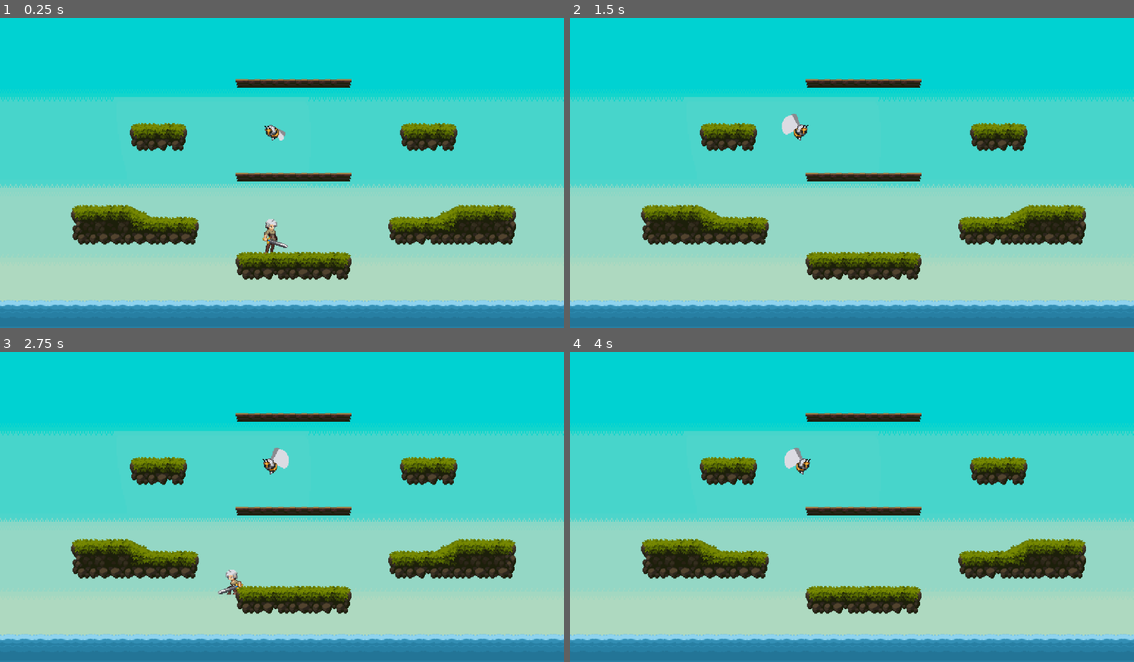
Above: before the commit, frames 1-4 (two rows, left to right).
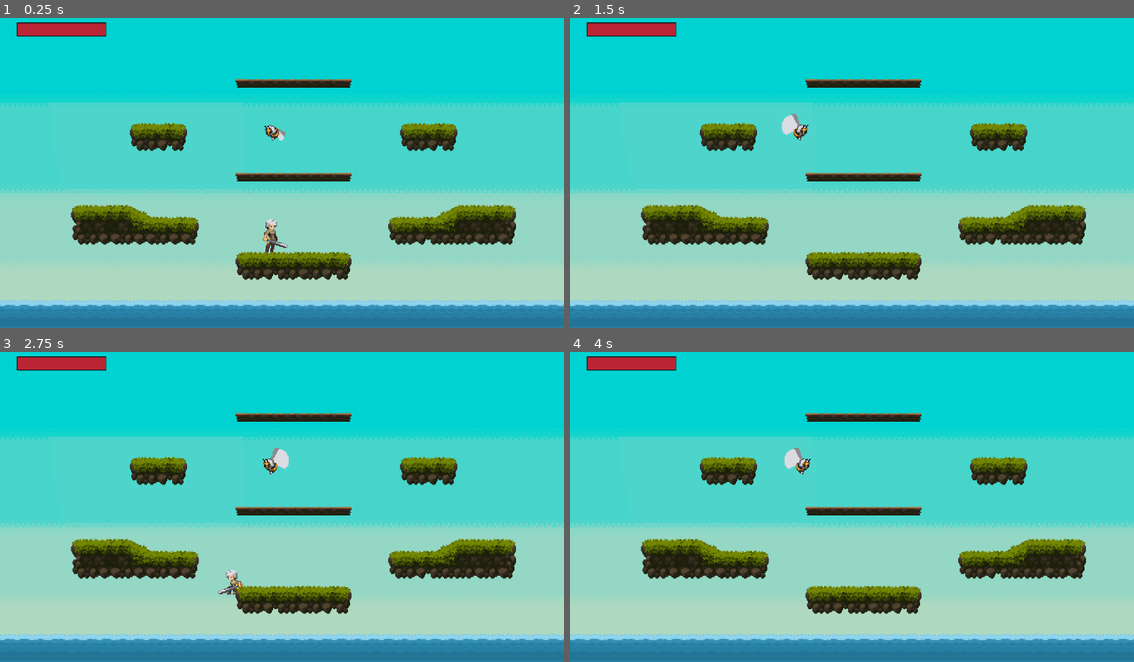
Above: after the commit, the same moments.

Repository: NielsVanheertum-BA/EindprojectProjectManagement
Game: Godot game, scene res://Scenes/game.tscn
The game is run twice, just before and just after one commit, with the same random seed, the same clock (stepped at 60 frames per second) and the same inputs.
Inputs:
- Up to frame 1 (0.25 s): no input
- Up to frame 2 (1.5 s): hold D (right) from 0.53 s (still down); tap Space (jump) at 0.77 s
- Up to frame 3 (2.75 s): tap Space (jump) at 1.52 s; release D (right) at 2.03 s; hold A (left) from 2.03 s (still down)
- Up to frame 4 (4 s): release A (left) at 2.78 s; hold D (right) from 2.78 s (still down); tap Space (jump) at 3.02, 3.77 s

The runs differ from the first frame. In frame 1, 4.4% of the frame differs, in the area x 0-100%, y 1-80%; in frame 2, 4.4%; in frame 3, 4.4%; in frame 4, 4.4%.

Commit message:
Klaar met death anim en added player Healthbar

Diff:
--- a/eindproject/GlobalVariables.gd
+++ b/eindproject/GlobalVariables.gd
@@ -1,3 +1,4 @@
 extends Node
 
-var playerHealth = 100
+var playerCurrentHealth = 100
+var playerMaxHealth = 100
--- a/eindproject/Scenes/OnTouchSmallBee.gd
+++ b/eindproject/Scenes/OnTouchSmallBee.gd
@@ -1,15 +1,5 @@
 extends Area2D
 
-@onready  var timer = $Timer
-
-
 func _on_body_entered(body: Node2D) -> void:
-	GlobalVariables.playerHealth -= 25
-	print("-10 health")
-	print(GlobalVariables.playerHealth)
-	if GlobalVariables.playerHealth == 0:
-		Engine.time_scale = 0.5
-		timer.start()
-func _on_timer_timeout() -> void:
-	Engine.time_scale = 1
-	get_tree().change_scene_to_file("res://Scenes/game.tscn")
+	GlobalVariables.playerCurrentHealth -= 25
+	print(GlobalVariables.playerCurrentHealth)
--- a/eindproject/Scenes/SmallBee.tscn
+++ b/eindproject/Scenes/SmallBee.tscn
@@ -68,10 +68,5 @@
 position = Vector2(0, -32)
 shape = SubResource("CircleShape2D_bxvg7")
 
-[node name="Timer" type="Timer" parent="Hitbox"]
-one_shot = true
-
 [connection signal="body_entered" from="Hitbox" to="." method="_on_hitbox_body_entered"]
 [connection signal="body_entered" from="Hitbox" to="Hitbox" method="_on_body_entered"]
-[connection signal="timeout" from="Hitbox/Timer" to="." method="_on_timer_timeout"]
-[connection signal="timeout" from="Hitbox/Timer" to="Hitbox" method="_on_timer_timeout"]
--- a/eindproject/Scenes/game.tscn
+++ b/eindproject/Scenes/game.tscn
@@ -1,8 +1,9 @@
-[gd_scene load_steps=9 format=3 uid="uid://bhxq6dv5suolq"]
+[gd_scene load_steps=10 format=3 uid="uid://bhxq6dv5suolq"]
 
 [ext_resource type="Texture2D" uid="uid://qk4fd0vgvqbu" path="res://Free Pixel Art plataformer painted style/PNG/Mountains/Background.png" id="1_3dryh"]
 [ext_resource type="PackedScene" uid="uid://bvl2buybphbky" path="res://Scenes/player.tscn" id="1_ebmjs"]
 [ext_resource type="Texture2D" uid="uid://bhvrkj1m2p2hr" path="res://Legacy-Fantasy - High Forest 2.3/Assets/Tiles.png" id="2_qxrlw"]
+[ext_resource type="PackedScene" uid="uid://gl5js00cujr6" path="res://Scenes/playerHealthBar.tscn" id="3_i6g32"]
 [ext_resource type="PackedScene" uid="uid://cc28t4squowbb" path="res://Scenes/killzone.tscn" id="3_wrm1d"]
 [ext_resource type="PackedScene" uid="uid://c0b5sb1xugin0" path="res://Scenes/SmallBee.tscn" id="5_wowpa"]
 
@@ -597,11 +598,18 @@
 [node name="Game" type="Node2D"]
 
 [node name="Background" type="Sprite2D" parent="."]
-position = Vector2(13, -113)
+position = Vector2(-76, -106)
 scale = Vector2(1.7663158, 2.8125)
 texture = ExtResource("1_3dryh")
 
 [node name="Player" parent="." instance=ExtResource("1_ebmjs")]
+
+[node name="PlayerHealthBar" parent="Player" instance=ExtResource("3_i6g32")]
+top_level = true
+offset_left = -344.0
+offset_top = -318.0
+offset_right = -224.0
+offset_bottom = -301.0
 
 [node name="TileMap" type="TileMap" parent="."]
 tile_set = SubResource("TileSet_ebmjs")
--- a/eindproject/Scenes/player.tscn
+++ b/eindproject/Scenes/player.tscn
@@ -173,9 +173,9 @@
 "duration": 1.0,
 "texture": SubResource("AtlasTexture_8gxox")
 }],
-"loop": true,
+"loop": false,
 "name": &"death",
-"speed": 10.0
+"speed": 7.0
 }, {
 "frames": [{
 "duration": 1.0,
--- /dev/null
+++ b/eindproject/Scenes/playerHealthBar.tscn
@@ -0,0 +1,49 @@
+[gd_scene load_steps=6 format=3 uid="uid://gl5js00cujr6"]
+
+[ext_resource type="Script" uid="uid://8w4vd42lueo0" path="res://Scripts/player_health_bar.gd" id="1_nvlkk"]
+
+[sub_resource type="StyleBoxEmpty" id="StyleBoxEmpty_ubpqv"]
+
+[sub_resource type="StyleBoxFlat" id="StyleBoxFlat_0i5ki"]
+bg_color = Color(0.72680247, 0.14378926, 0.19755444, 1)
+
+[sub_resource type="StyleBoxFlat" id="StyleBoxFlat_xr0r5"]
+bg_color = Color(0.103743516, 0.103743546, 0.10374347, 1)
+expand_margin_left = 1.0
+expand_margin_top = 1.0
+expand_margin_right = 1.0
+expand_margin_bottom = 1.0
+shadow_color = Color(0, 0, 0, 0.27450982)
+shadow_offset = Vector2(0, 1)
+
+[sub_resource type="StyleBoxFlat" id="StyleBoxFlat_cjrhg"]
+bg_color = Color(1, 1, 1, 1)
+
+[node name="PlayerHealthBar" type="ProgressBar"]
+z_index = 1
+offset_right = 200.0
+offset_bottom = 4.0
+theme_override_styles/background = SubResource("StyleBoxEmpty_ubpqv")
+theme_override_styles/fill = SubResource("StyleBoxFlat_0i5ki")
+value = 60.0
+show_percentage = false
+script = ExtResource("1_nvlkk")
+
+[node name="PlayerDamageBar" type="ProgressBar" parent="."]
+z_index = -1
+layout_mode = 1
+anchors_preset = 15
+anchor_right = 1.0
+anchor_bottom = 1.0
+grow_horizontal = 2
+grow_vertical = 2
+theme_override_styles/background = SubResource("StyleBoxFlat_xr0r5")
+theme_override_styles/fill = SubResource("StyleBoxFlat_cjrhg")
+value = 80.0
+show_percentage = false
+
+[node name="Timer" type="Timer" parent="."]
+wait_time = 1.5
+one_shot = true
+
+[connection signal="timeout" from="Timer" to="." method="_on_timer_timeout"]
--- a/eindproject/Scripts/player.gd
+++ b/eindproject/Scripts/player.gd
@@ -3,18 +3,18 @@
 
 const SPEED = 200.0
 const JUMP_VELOCITY = -400.0
+var is_dead = false
+
+@onready var animated_sprite: AnimatedSprite2D = $AnimatedSprite2D
+@onready var player_health_bar: ProgressBar = $PlayerHealthBar
 
 
-@onready var animated_sprite: AnimatedSprite2D = $AnimatedSprite2D
-
-func _process(delta: float) -> void:
-	if GlobalVariables.playerHealth == 0:
-		GlobalVariables.playerHealth = 100
-		print("You died")
-		animated_sprite.play("death")
+func _ready() -> void:
+	player_health_bar._init_health(GlobalVariables.playerCurrentHealth)
 
 func _physics_process(delta: float) -> void:
-
+	if is_dead:
+		return
 	# Add the gravity.
 	if not is_on_floor():
 		velocity += get_gravity() * delta
@@ -48,3 +48,25 @@
 		velocity.x = move_toward(velocity.x, 0, SPEED)
 
 	move_and_slide()
+
+func die():
+	if is_dead:
+		return
+	is_dead = true
+
+	Engine.time_scale = 0.5
+	set_physics_process(false)
+	animated_sprite.play("death")
+	await animated_sprite.animation_finished
+	GlobalVariables.playerCurrentHealth = GlobalVariables.playerMaxHealth
+	Engine.time_scale = 1
+	var tree := get_tree()
+	tree.call_deferred("change_scene_to_file", "res://Scenes/game.tscn")
+
+func _process(delta: float) -> void:
+
+	if GlobalVariables.playerCurrentHealth == 0:
+		die()
+		player_health_bar.health = 0.0000001
+	else:
+		player_health_bar.health = GlobalVariables.playerCurrentHealth
--- /dev/null
+++ b/eindproject/Scripts/player_health_bar.gd
@@ -0,0 +1,29 @@
+extends ProgressBar
+
+@onready var player_damage_bar = $PlayerDamageBar
+@onready var timer = $Timer
+
+var health = 0 : set = _set_health
+
+func _set_health(new_health):
+	var prev_health = health
+	health = min(max_value, new_health)
+	value = health
+
+	if health <= 0:
+		queue_free()
+
+	if health < prev_health:
+		timer.start()
+	else:
+		player_damage_bar.value = health
+
+func _init_health(_health):
+	health = _health
+	max_value = health
+	value = health
+	player_damage_bar.max_value = health
+	player_damage_bar.value = health
+
+func _on_timer_timeout() -> void:
+	player_damage_bar.value = health
Not shown, added: eindproject/Scripts/player_health_bar.gd.uid
